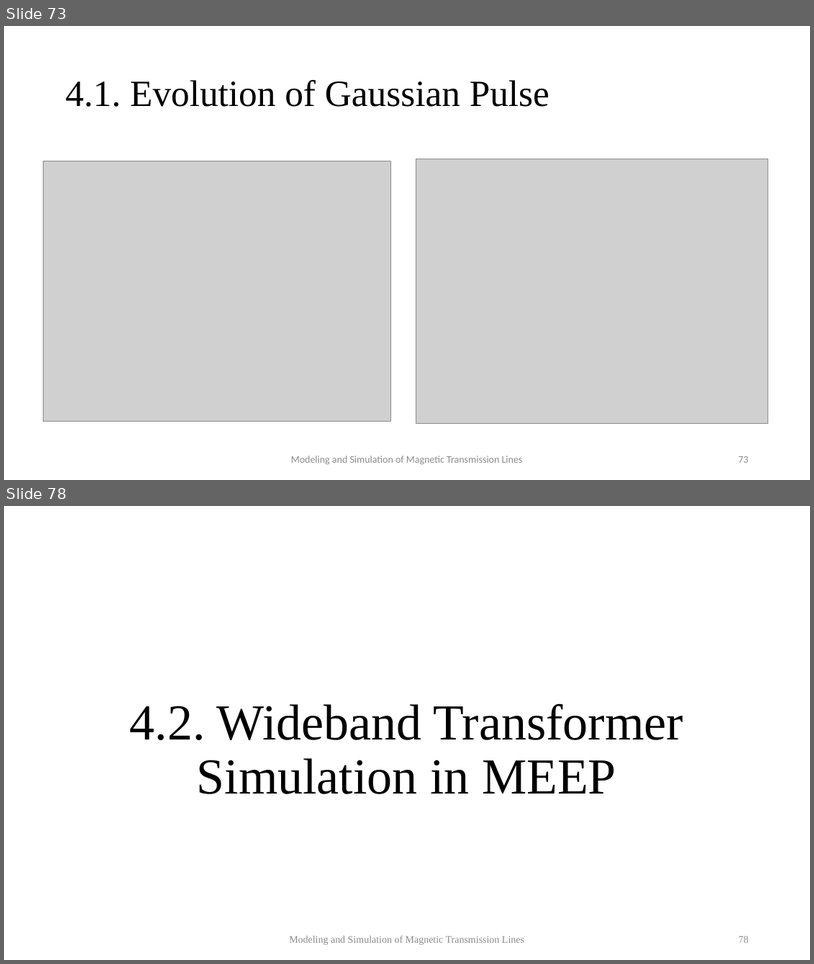
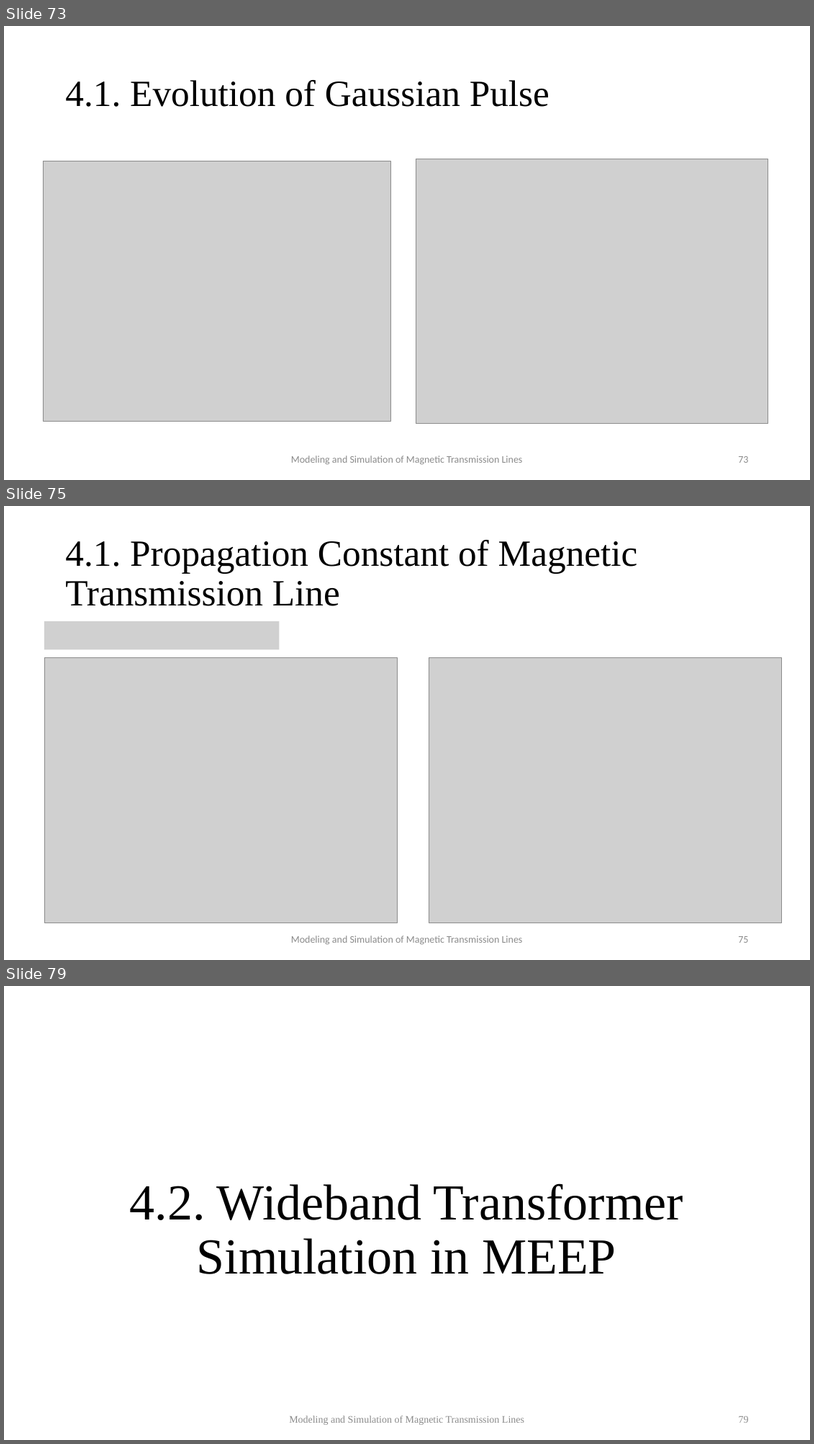
Before and after one commit to MuhammadShamaas1997/MGTL, a slide deck: Thesis/Thesis Final Presentation.pptx. Shown one above the other, each under a label of ours: slides 73 and 78 before the commit, slides 73, 75 and 79 after it; the slides between them are not shown. The pictures are 814x964 and 814x1444 pixels, drawn with LibreOffice and Linux fonts; fonts in the diff are those of the drawing; grey boxes stand for pictures. Boxes give left, top, right and bottom in pixels: in the first picture for what was removed or moved away, otherwise in the second. Text is boxed around its words. In the diff, an @@ line names an element or a change of style, - is before the commit and + after.

```diff
--- a/Thesis/Thesis Final Presentation.pptx
+++ b/Thesis/Thesis Final Presentation.pptx
@@ slide 75 added at box(4, 506, 810, 960), background #FFFFFF @@
@@ title added at box(65, 540, 638, 606), 44 pt, text #000000 @@
+4.1. Propagation Constant of Magnetic Transmission Line
@@ picture added at box(44, 621, 280, 649) @@
@@ picture added at box(44, 658, 397, 923) @@
@@ picture added at box(430, 658, 782, 923) @@
@@ text added at box(291, 935, 523, 944), 12 pt, text #8C8C8C @@
+Modeling and Simulation of Magnetic Transmission Lines
@@ page number added at box(738, 936, 748, 942), 12 pt, text #8C8C8C @@
+75
@@ what was slide 78 is now slide 79 @@
@@ page number at box(739, 1416, 749, 1422): text changed @@
-78
+79
```
Also in this commit, not shown: 6 slides changed, 3 other files.
